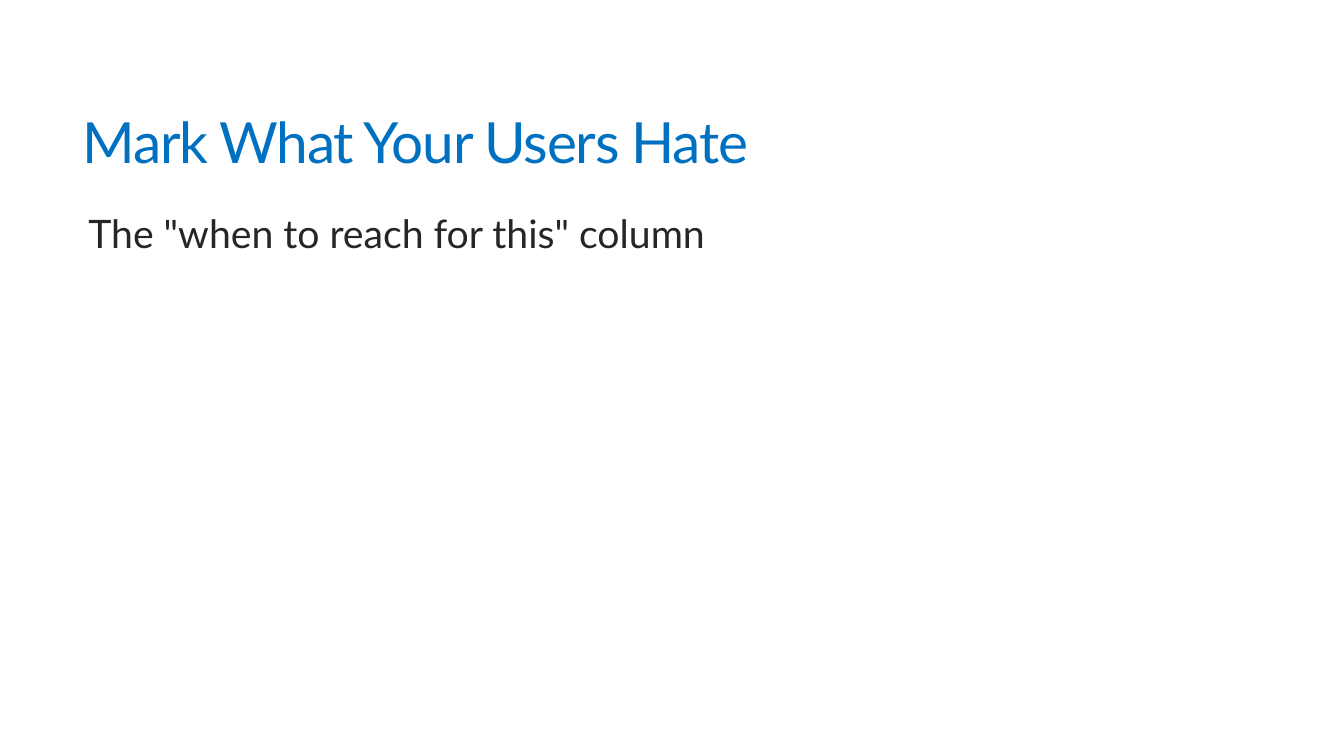
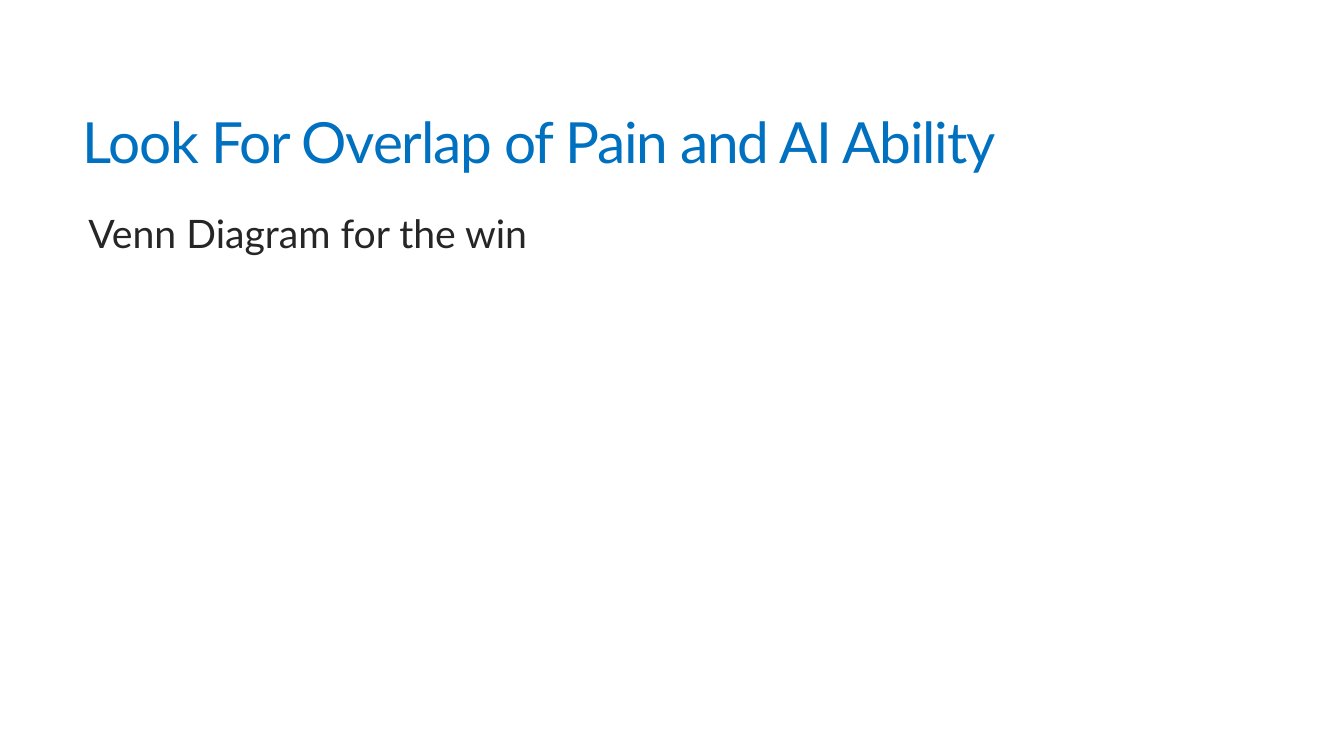
Before and after one commit to trailheadtechnology/10-ai-features-workshop, a slide deck: slide 6 of modules/M5-closing/M5-closing.pptx (slide 21 before the commit). Drawn at 1344x756 pixels with LibreOffice and Linux fonts; fonts in the diff are those of the drawing. Boxes give left, top, right and bottom in pixels: in the first picture for what was removed or moved away, otherwise in the second. Text is boxed around its words. In the diff, an @@ line names an element or a change of style, - is before the commit and + after.

```diff
--- a/modules/M5-closing/M5-closing.pptx
+++ b/modules/M5-closing/M5-closing.pptx
@@ title at box(83, 121, 996, 173): text changed @@
-Mark What Your Users Hate
+Look For Overlap of Pain and AI Ability
@@ text at box(88, 219, 527, 255): text changed @@
-  The "when to reach for this" column
+  Venn Diagram for the win
```
Also in this commit, not shown: 8 other slides changed, 22 slides removed, 9 other files.
